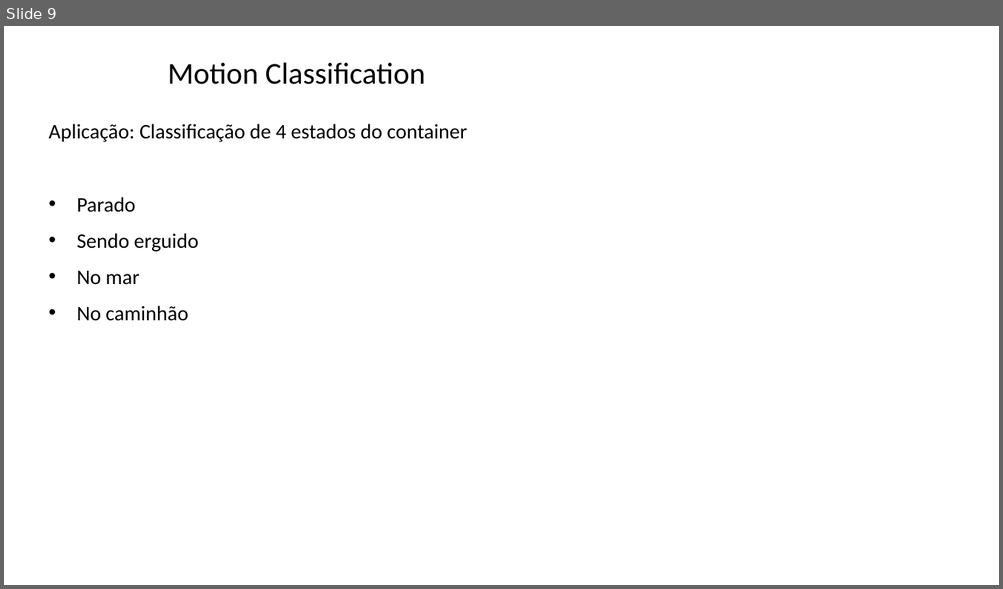
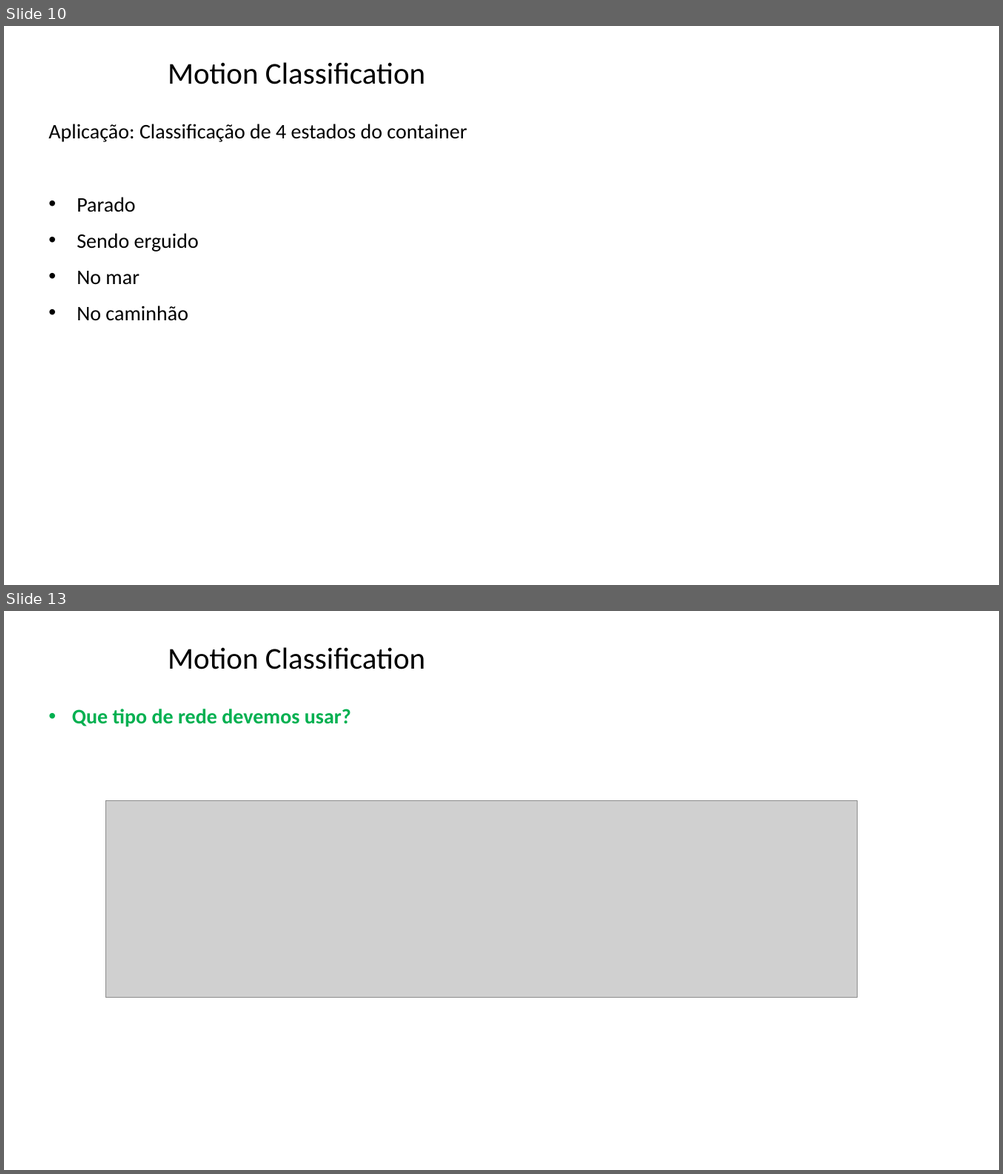
Before and after one commit to zz4fap/tp557-iot-ml, a slide deck: slides/TP557_15_classificação de movimentos.pptx. Shown one above the other, each under a label of ours: slide 9 before the commit, slides 10 and 13 after it; the slides between them are not shown. The pictures are 1003x589 and 1003x1174 pixels, drawn with LibreOffice and Linux fonts; fonts in the diff are those of the drawing; grey boxes stand for pictures; background and template pictures are left out. Boxes give left, top, right and bottom in pixels: in the first picture for what was removed or moved away, otherwise in the second. Text is boxed around its words. In the diff, an @@ line names an element or a change of style, - is before the commit and + after.

```diff
--- a/slides/TP557_15_classificação de movimentos.pptx
+++ b/slides/TP557_15_classificação de movimentos.pptx
@@ slide 13 added at (4,611,999,1170), background picture (left out) @@
@@ title added at (168,647,425,669), 29.3 pt, text #000000 @@
+Motion Classification
@@ text added at (72,709,351,727), 20 pt, text #00B050, bold @@
+• Que tipo de rede devemos usar?
@@ picture added at (105,800,856,997) @@
@@ what was slide 9 is now slide 10 @@
```
Also in this commit, not shown: 8 slides changed, 2 other slides added.
